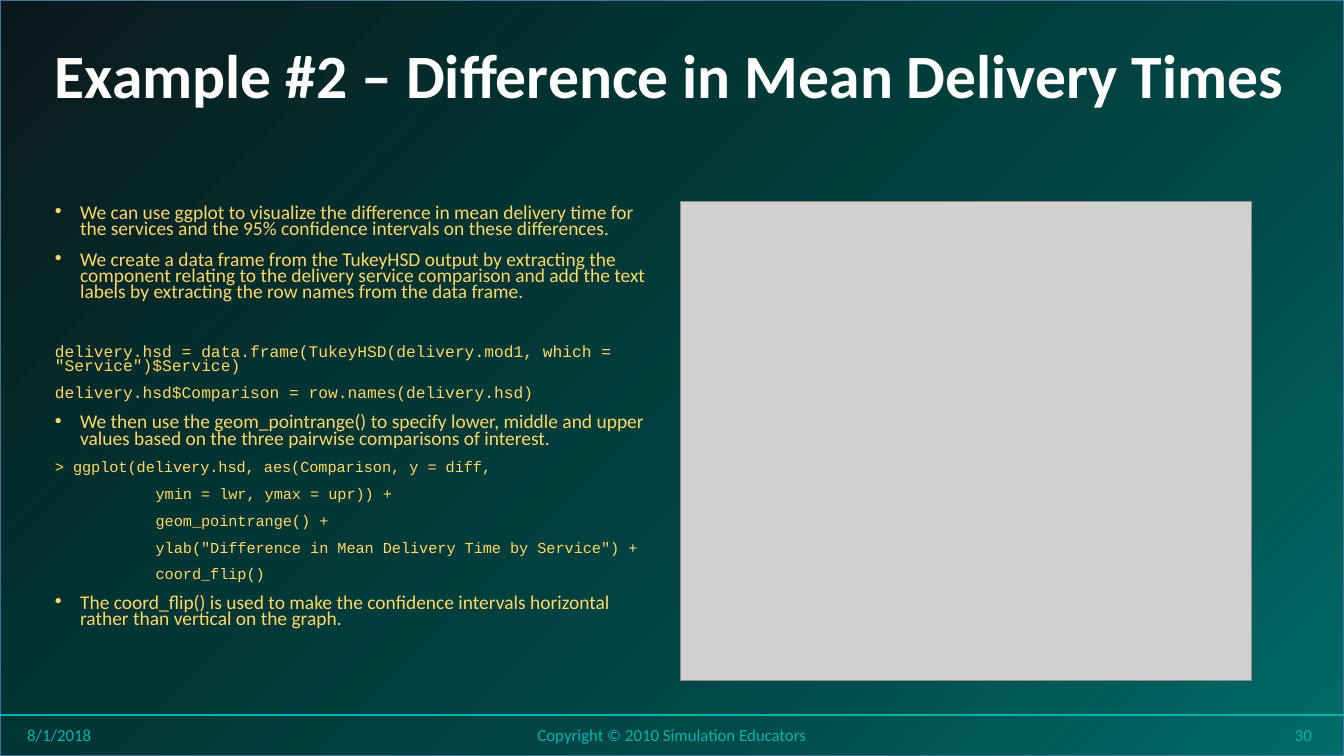
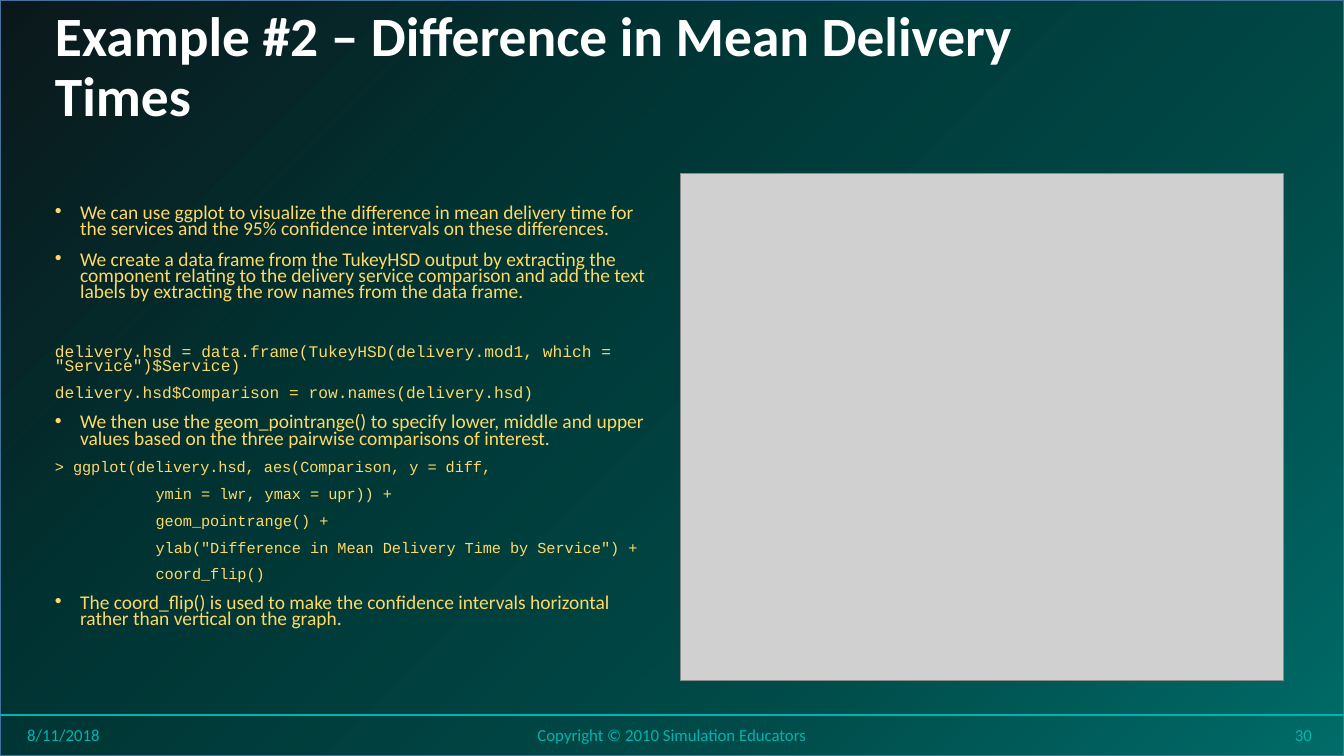
Before and after one commit to stricje1/VIT_University, a slide deck: slide 30 of Data_Analytics_2018/PPT/Lesson 13 - Data Analytics - Description and Variance.pptx. Drawn at 1344x756 pixels with LibreOffice and Linux fonts; fonts in the diff are those of the drawing; grey boxes stand for pictures; background and template pictures are left out. Boxes give left, top, right and bottom in pixels: in the first picture for what was removed or moved away, otherwise in the second. Text is boxed around its words. In the diff, an @@ line names an element or a change of style, - is before the commit and + after.

```diff
--- a/Data_Analytics_2018/PPT/Lesson 13 - Data Analytics - Description and Variance.pptx
+++ b/Data_Analytics_2018/PPT/Lesson 13 - Data Analytics - Description and Variance.pptx
@@ title "Example #2 – Difference in ...": place and size @@
-title "Example #2 – Difference in ..." at <box>55,54,1283,108</box>
+title "Example #2 – Difference in ..." at <box>55,17,1012,117</box>
@@ title "Example #2 – Difference in ..." at <box>55,17,1012,117</box>: size 44 to 39.6 pt @@
@@ picture: place and size @@
-picture at <box>681,202,1251,682</box>
+picture at <box>681,173,1284,681</box>
@@ text at <box>27,729,99,742</box>: text changed @@
-8/1/2018
+8/11/2018
```
Also in this commit, not shown: 29 other slides changed, 12 other files.
